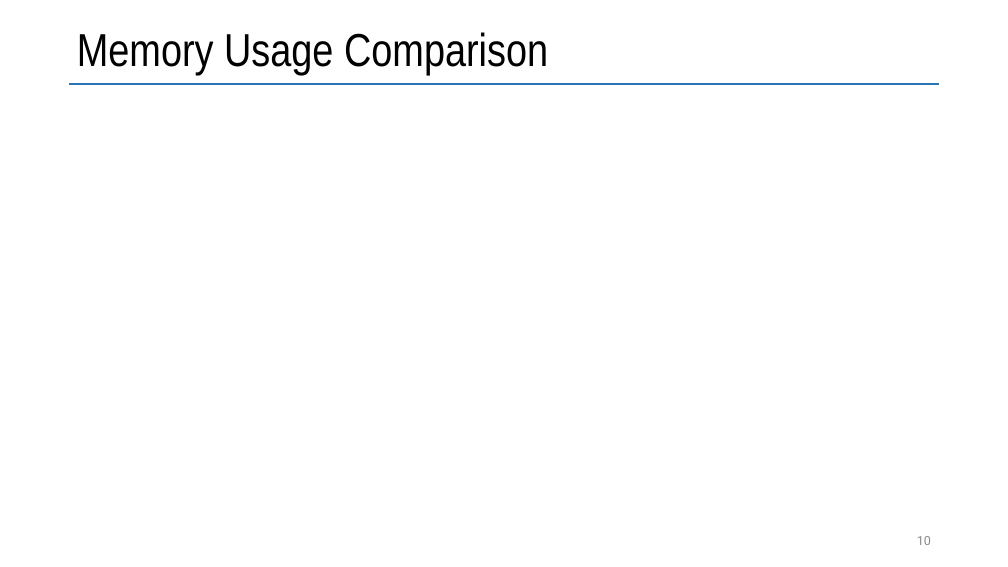
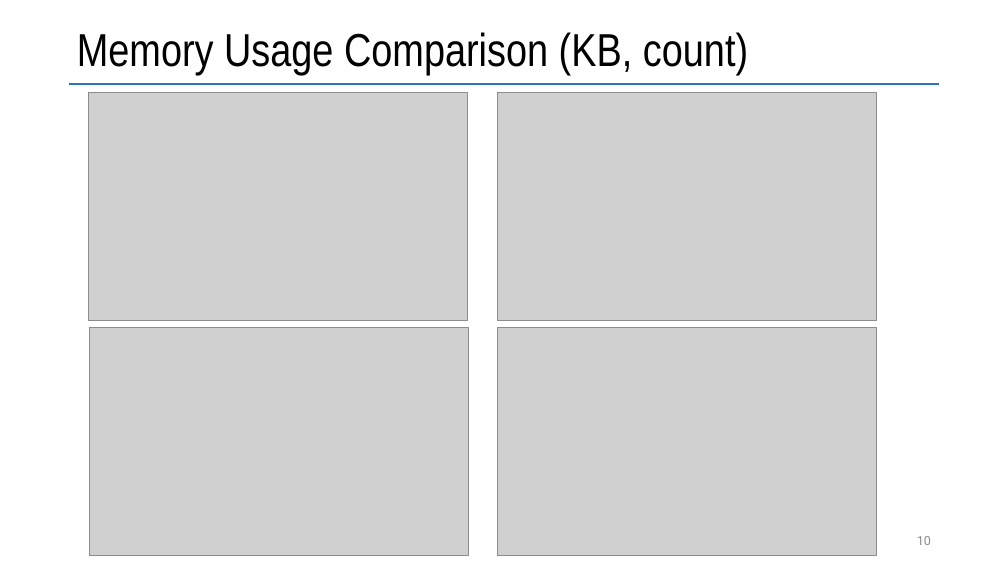
Before and after one commit to vmzakharov/refactor-to-ec, a slide deck: slide 10 of docs/RefactorToEcIntro.pptx. Drawn at 1008x567 pixels with LibreOffice and Linux fonts; fonts in the diff are those of the drawing; grey boxes stand for pictures. Boxes give left, top, right and bottom in pixels: in the first picture for what was removed or moved away, otherwise in the second. Text is boxed around its words. In the diff, an @@ line names an element or a change of style, - is before the commit and + after.

Commit message:
Added memory comparison graphs

```diff
--- a/docs/RefactorToEcIntro.pptx
+++ b/docs/RefactorToEcIntro.pptx
@@ title at box(77, 32, 748, 75): text changed @@
-Memory Usage Comparison
+Memory Usage Comparison (KB, count)
@@ picture added at box(88, 92, 467, 320) @@
@@ picture added at box(498, 92, 876, 320) @@
@@ picture added at box(89, 328, 468, 556) @@
@@ picture added at box(498, 328, 876, 556) @@
```
Also in this commit, not shown: 3 other slides changed, 1 other file.
